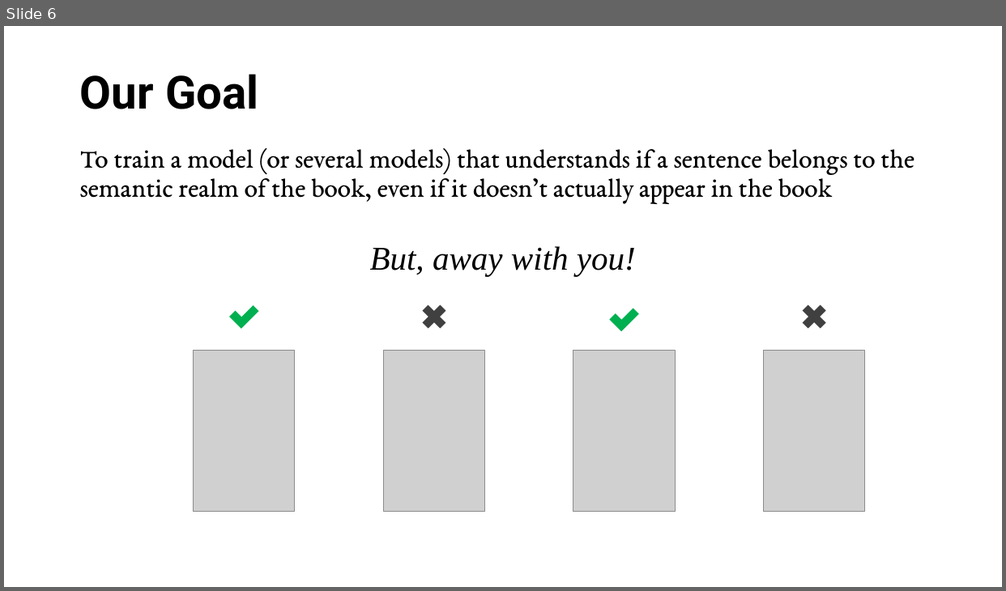
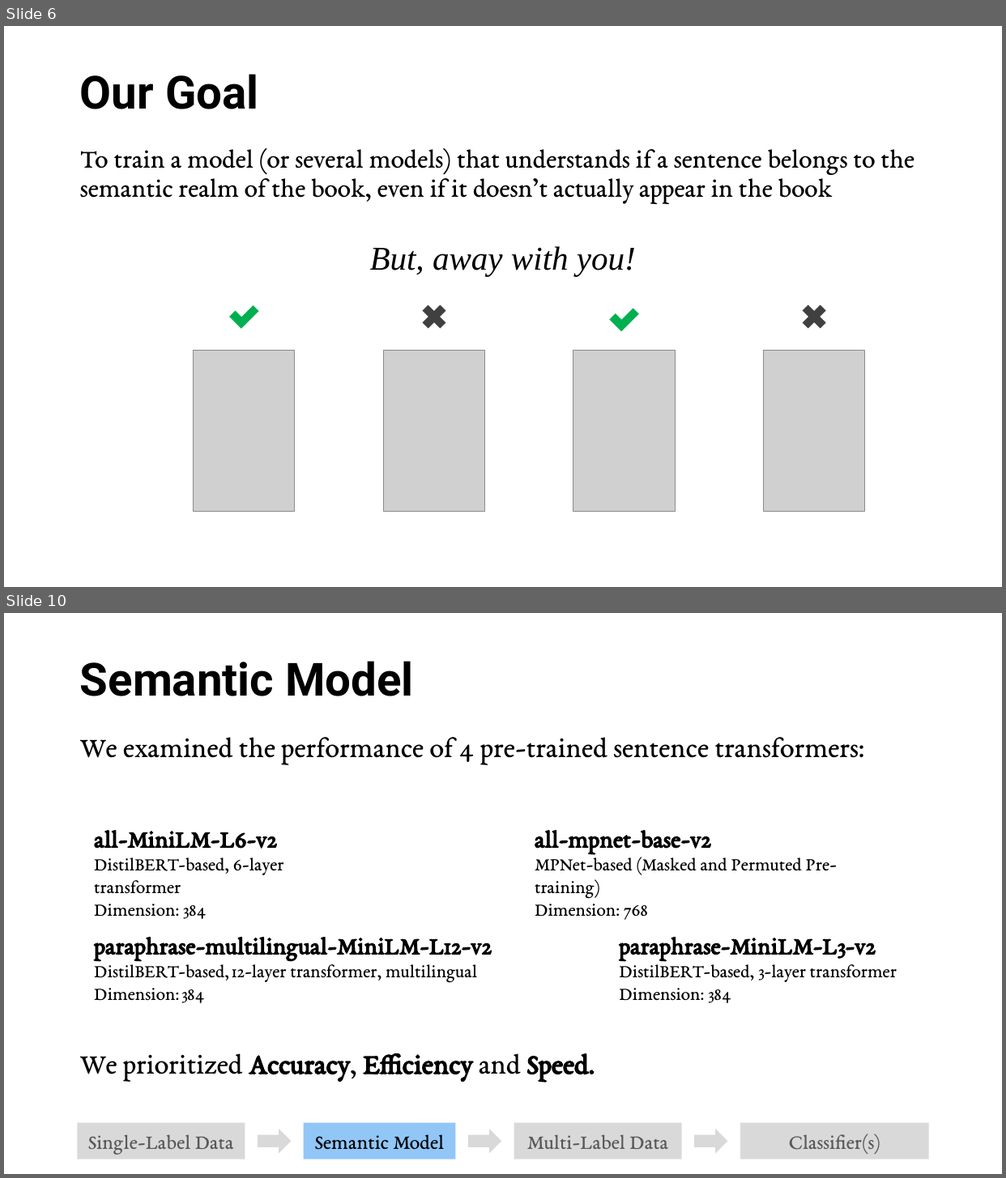
Before and after one commit to gonhonig/books-classification, a slide deck: book classification presentation.pptx. Shown one above the other, each under a label of ours: slide 6 before the commit, slides 6 and 10 after it; the slides between them are not shown. The pictures are 1006x591 and 1006x1178 pixels, drawn with LibreOffice and Linux fonts; fonts in the diff are those of the drawing; grey boxes stand for pictures. Boxes give left, top, right and bottom in pixels: in the first picture for what was removed or moved away, otherwise in the second. Text is boxed around its words. In the diff, an @@ line names an element or a change of style, - is before the commit and + after.

```diff
--- a/book classification presentation.pptx
+++ b/book classification presentation.pptx
@@ slide 10 added at bbox=[4, 613, 1002, 1174], background #FFFFFF @@
@@ title added at bbox=[80, 661, 414, 696], 44 pt, text #000000, bold @@
+Semantic Model
@@ text added at bbox=[80, 737, 865, 764], 28 pt, text #000000 @@
+We examined the performance of 4 pre-trained sentence transformers:
@@ group added at bbox=[94, 830, 897, 1003]: 4 texts @@
+all-MiniLM-L6-v2
+DistilBERT-based, 6-layer transformer
+Dimension: 384
+all-mpnet-base-v2
+MPNet-based (Masked and Permuted Pre-training)
+Dimension: 768
+paraphrase-multilingual-MiniLM-L12-v2
+DistilBERT-based, 12-layer transformer, multilingual
+Dimension: 384
+paraphrase-MiniLM-L3-v2
+DistilBERT-based, 3-layer transformer
+Dimension: 384
@@ text added at bbox=[80, 1054, 594, 1081], 28 pt, text #000000, bold @@
+We prioritized Accuracy, Efficiency and Speed.
@@ rectangle added at bbox=[78, 1123, 245, 1161], fill #D9D9D9, 20 pt, text #595959 @@
+Single-Label Data
@@ right arrow added at bbox=[258, 1129, 292, 1153], fill #D9D9D9 @@
@@ rectangle added at bbox=[304, 1123, 455, 1161], fill #91C6F7, 20 pt, text #000000 @@
+Semantic Model
@@ right arrow added at bbox=[468, 1129, 502, 1153], fill #D9D9D9 @@
@@ rectangle added at bbox=[513, 1123, 681, 1161], fill #D9D9D9, 20 pt, text #595959 @@
+Multi-Label Data
@@ right arrow added at bbox=[694, 1129, 728, 1153], fill #D9D9D9 @@
@@ rectangle added at bbox=[740, 1123, 929, 1161], fill #D9D9D9, 20 pt, text #595959 @@
+Classifier(s)
```
Also in this commit, not shown: 3 slides changed, 15 other slides added, 44 other files.
